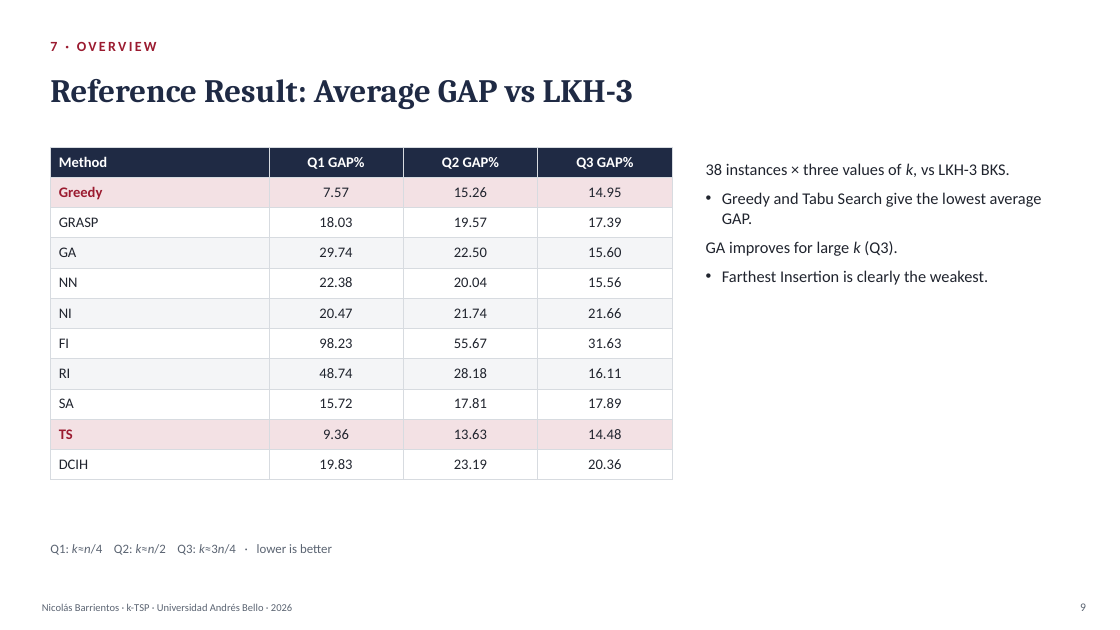
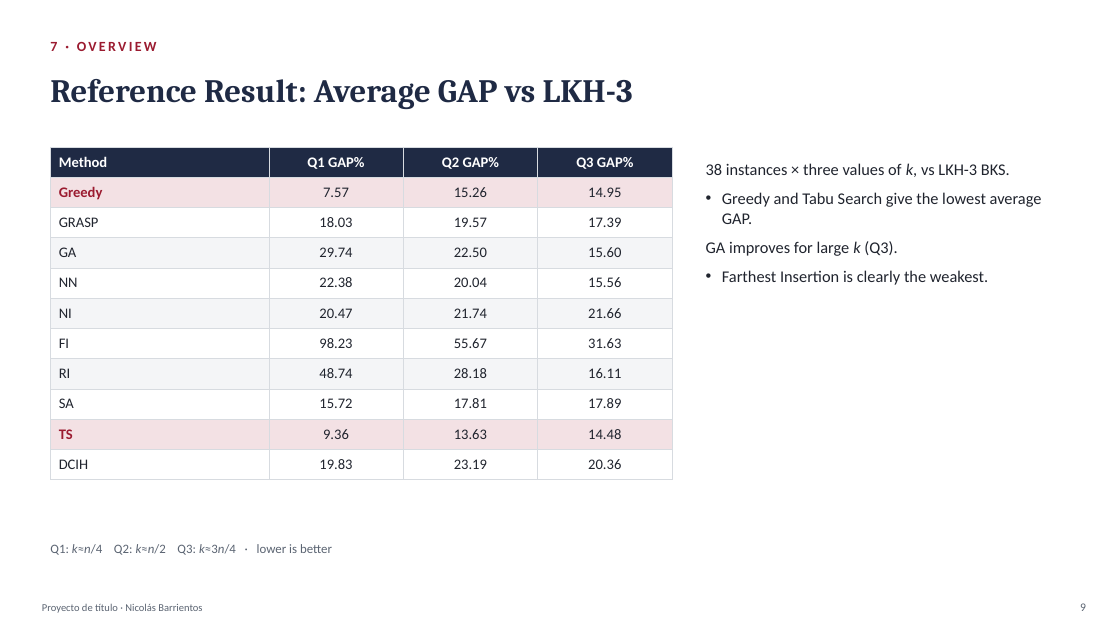
Before and after one commit to Nico8270/KTSP-Proyecto-de-Titulo, a slide deck: slide 9 of presentacion/presentacion_ktsp.pptx. Drawn at 1120x630 pixels with LibreOffice and Linux fonts; fonts in the diff are those of the drawing. Boxes give left, top, right and bottom in pixels: in the first picture for what was removed or moved away, otherwise in the second. Text is boxed around its words. In the diff, an @@ line names an element or a change of style, - is before the commit and + after.

Commit message:
PPT: pie de pagina 'Proyecto de titulo · Nicolas Barrientos'

```diff
--- a/presentacion/presentacion_ktsp.pptx
+++ b/presentacion/presentacion_ktsp.pptx
@@ text at box(42, 603, 202, 613): text changed @@
-Nicolás Barrientos · k-TSP · Universidad Andrés Bello · 2026
+Proyecto de título · Nicolás Barrientos
```
Also in this commit, not shown: 16 other slides changed, 1 other file.
